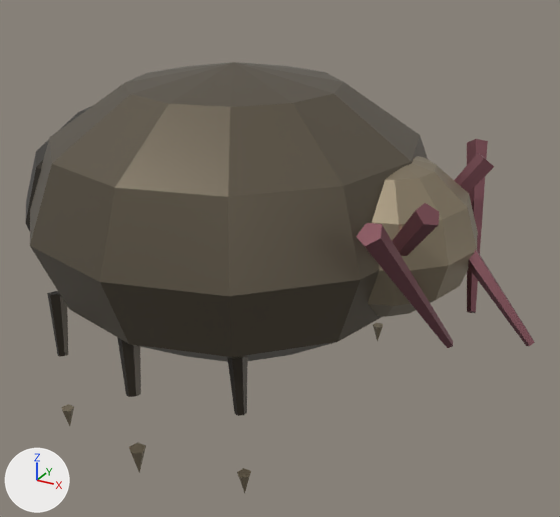
The glTF model godot/assets/models/bl_tender2.glb as it was, and as the next commit left it.
Rendered twice from a 50 mm camera at (21.7, -34.5, 26.0) aimed at (2.8, -0.2, 8.8). Every picture has the same lights, and +X, +Y and +Z are marked at lower left. The picture after the commit comes second. Vertices at exactly the same position are counted once.

In view in the first picture: 'body', 'leg_1_a', 'leg_3_b', 'leg_5_a' and 1 more.
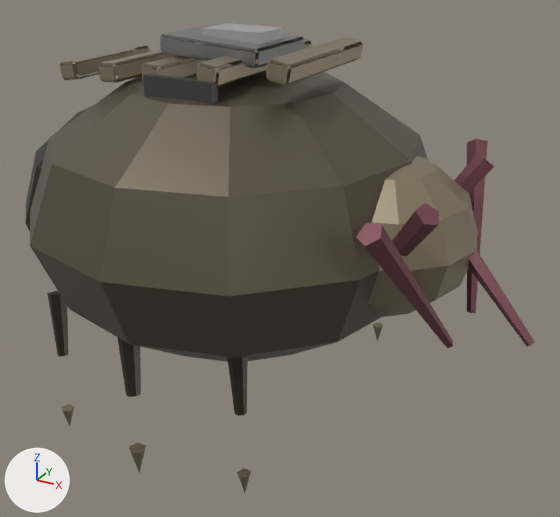
Scene script edits in JSON lines:
```json
{"block": "me_bodymesh", "where": "# used by ob_body; location = (0.0, 0.0, 0.0)"}
{"op": "remove", "block": "me_bodymesh", "code": "me_bodymesh.from_pydata(...)  # 777 vertices, 1276 faces; spans x -13.4..16.7, y -11.4..11.4, z 3.6..19.2"}
{"op": "add", "block": "me_bodymesh", "code": "me_bodymesh.from_pydata(...)  # 777 vertices, 1276 faces; spans x -13.4..16.7, y -11.4..11.4, z 3.6..20.9"}
{"block": "me_bodymesh", "change": "me_bodymesh part 1: the loose piece of 24 vertices spanning x 4.1..5.5, y -4.1..4.1, z 15.3..16.4 is moved by (0.0, 0.0, 3.8)"}
{"block": "me_bodymesh", "change": "me_bodymesh part 2: the loose piece of 24 vertices spanning x 0.9..2.1, y -4.8..4.8, z 14.8..15.9 is moved by (0.0, 0.0, 4.1)"}
{"block": "me_bodymesh", "change": "me_bodymesh part 3: the loose piece of 24 vertices spanning x -2.4..-1.2, y -4.7..4.7, z 14.3..15.3 is moved by (0.0, 0.0, 4.3)"}
{"block": "me_bodymesh", "change": "me_bodymesh part 4: the loose piece of 24 vertices spanning x -5.7..-4.5, y -4.0..4.0, z 13.8..14.8 is moved by (0.0, 0.0, 4.5)"}
{"block": "me_bodymesh", "change": "me_bodymesh part 5: the loose piece of 24 vertices spanning x -9.0..-7.8, y -3.3..3.3, z 13.3..14.3 is moved by (0.0, 0.0, 4.7)"}
{"block": "me_bodymesh", "change": "me_bodymesh part 6: the loose piece of 24 vertices spanning x -2.9..2.9, y -2.5..2.5, z 15.5..16.7 is moved by (0.0, 0.0, 4.0)"}
{"block": "me_bodymesh", "change": "me_bodymesh part 7: the loose piece of 8 vertices spanning x -1.1..2.3, y -1.1..1.1, z 16.4..16.9 is moved by (0.0, 0.0, 4.0)"}
{"block": "me_bodymesh", "change": "me_bodymesh part 8: the loose piece of 8 vertices spanning x -1.9..1.9, y -5.0..-4.6, z 12.9..15.2 is moved by (0.0, 0.0, 4.0)"}
{"block": "me_bodymesh", "change": "other edits to the shape of me_bodymesh do not show in these pictures"}
```

Boxes [x1, y1, x2, y2] around the edits, measured in the pictures (560 x 517 px; the box of a moved part takes in the faces that stretch with it):
```json
{"object": "body", "change": "reshaped", "before": [25, 62, 535, 362], "after": [25, 23, 535, 362], "on screen": "13% taller"}
{"part": 1, "of": "me_bodymesh", "change": "moved or reshaped", "after": [266, 37, 363, 86], "on screen": "not visible before"}
{"part": 2, "of": "me_bodymesh", "change": "moved or reshaped", "after": [196, 39, 312, 87], "on screen": "not visible before"}
{"part": 3, "of": "me_bodymesh", "change": "moved or reshaped", "after": [141, 55, 208, 81], "on screen": "not visible before"}
{"part": 4, "of": "me_bodymesh", "change": "moved or reshaped", "after": [98, 43, 200, 83], "on screen": "not visible before"}
{"part": 5, "of": "me_bodymesh", "change": "moved or reshaped", "after": [60, 46, 150, 80], "on screen": "not visible before"}
{"part": 6, "of": "me_bodymesh", "change": "moved or reshaped", "after": [160, 24, 305, 68], "on screen": "not visible before"}
{"part": 7, "of": "me_bodymesh", "change": "moved or reshaped", "after": [202, 23, 284, 44], "on screen": "not visible before"}
{"part": 8, "of": "me_bodymesh", "change": "moved or reshaped", "after": [143, 74, 218, 104], "on screen": "not visible before"}
```
